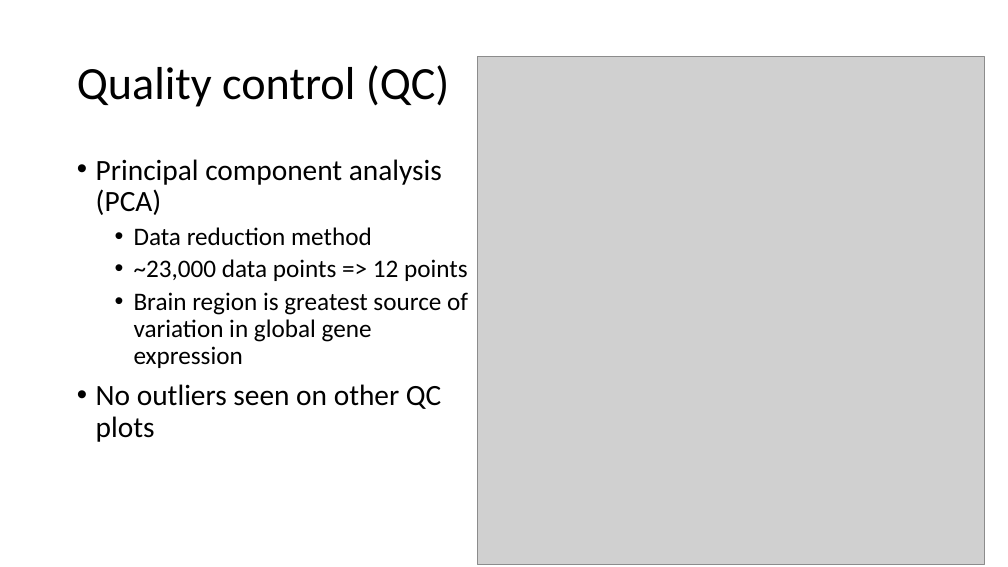
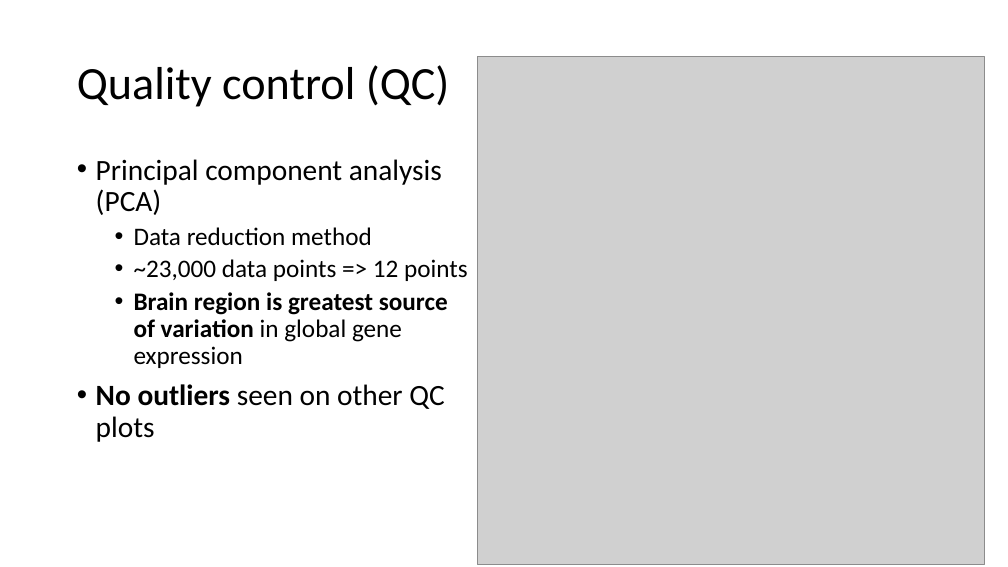
Before and after one commit to SteveSemick/GWI_rat_microarray, a slide deck: slide 4 of ClariomS_Analysis_Presentation.pptx. Drawn at 1008x567 pixels with LibreOffice and Linux fonts; fonts in the diff are those of the drawing; grey boxes stand for pictures. Boxes give left, top, right and bottom in pixels: in the first picture for what was removed or moved away, otherwise in the second. Text is boxed around its words. In the diff, an @@ line names an element or a change of style, - is before the commit and + after.

```diff
--- a/ClariomS_Analysis_Presentation.pptx
+++ b/ClariomS_Analysis_Presentation.pptx
@@ text at [96,292,448,442]: bold on in "Brain region is greatest source of variation", "No outliers" @@
```
Also in this commit, not shown: 4 other slides changed, 18 slides added, 6 other files.
